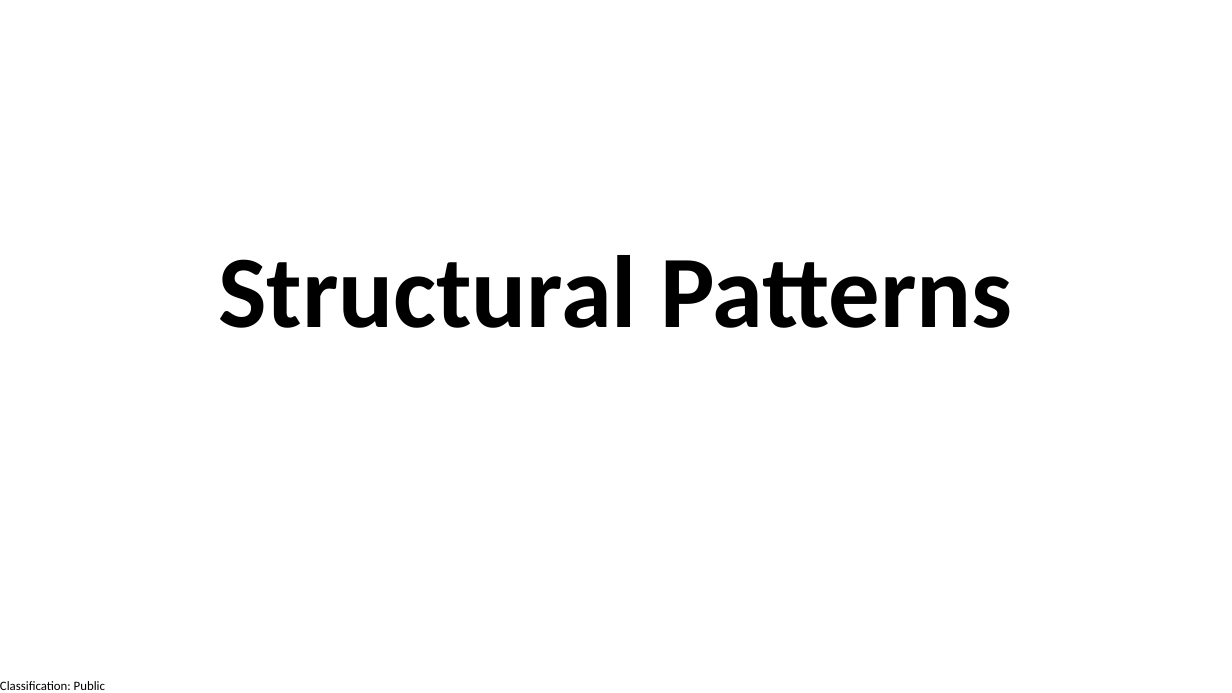
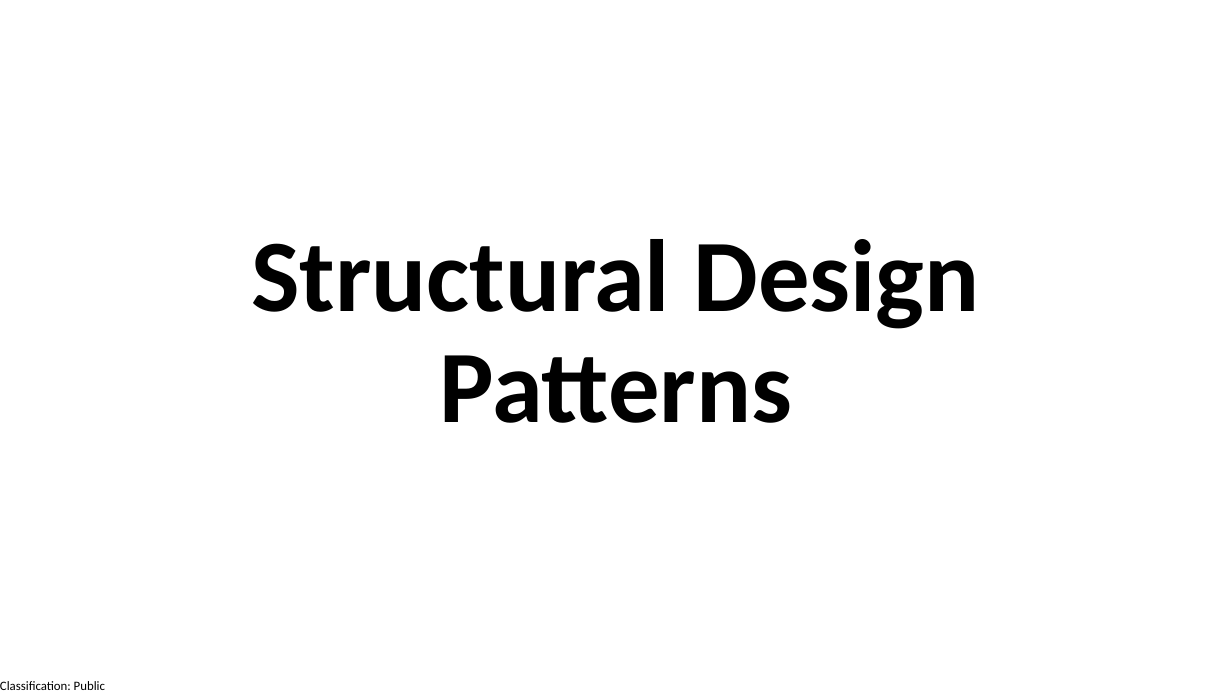
Before and after one commit to manaswiniray/DesignPatterns, a slide deck: slide 9 of DesignPatterns.pptx. Drawn at 1232x693 pixels with LibreOffice and Linux fonts; fonts in the diff are those of the drawing. Boxes give left, top, right and bottom in pixels: in the first picture for what was removed or moved away, otherwise in the second. Text is boxed around its words. In the diff, an @@ line names an element or a change of style, - is before the commit and + after.

```diff
--- a/DesignPatterns.pptx
+++ b/DesignPatterns.pptx
@@ title at (x1=251, y1=239, x2=979, y2=423): text changed @@
-Structural Patterns
+Structural Design Patterns
```
Also in this commit, not shown: 2 other slides changed, 2 slides added, 14 other files.
